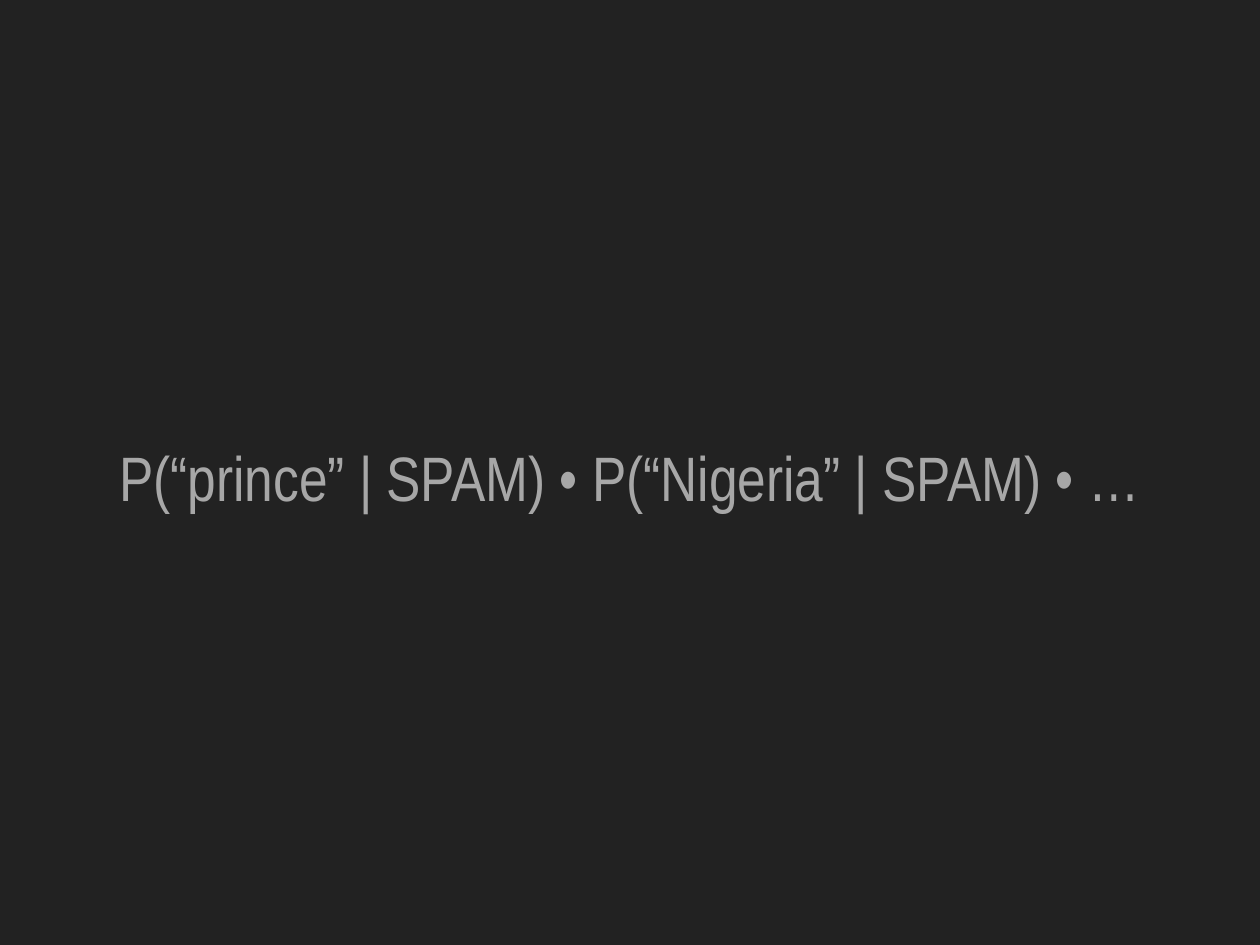
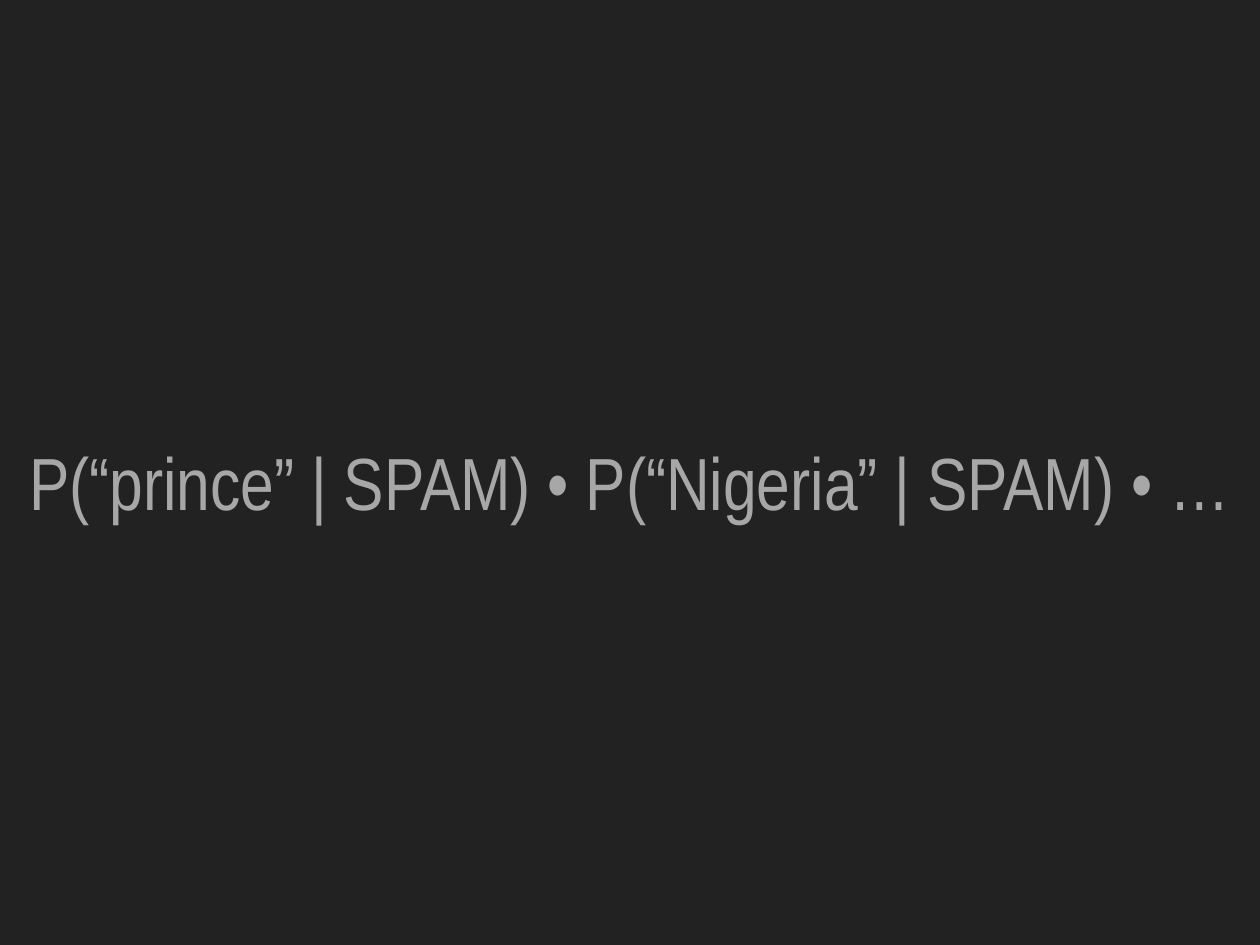
Before and after one commit to patricks1/noble-machine-learning, a slide deck: slide 34 of Session5/Session5_Slides.pptx. Drawn at 1260x945 pixels with LibreOffice and Linux fonts; fonts in the diff are those of the drawing. Boxes give left, top, right and bottom in pixels: in the first picture for what was removed or moved away, otherwise in the second. Text is boxed around its words. In the diff, an @@ line names an element or a change of style, - is before the commit and + after.

```diff
--- a/Session5/Session5_Slides.pptx
+++ b/Session5/Session5_Slides.pptx
@@ text "P(“prince” | SPAM) • P(“Nigeria” ..." at (29,456,1114,525): size 51 to 60 pt; line spacing 1.1 to 1.2 @@
```
Also in this commit, not shown: 10 other slides changed, 2 other files.
